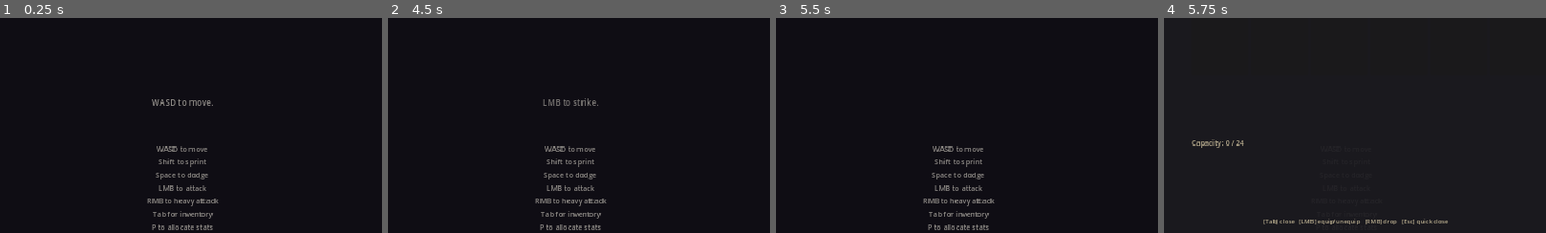
Above: before the commit, frames 1-4 (left to right).
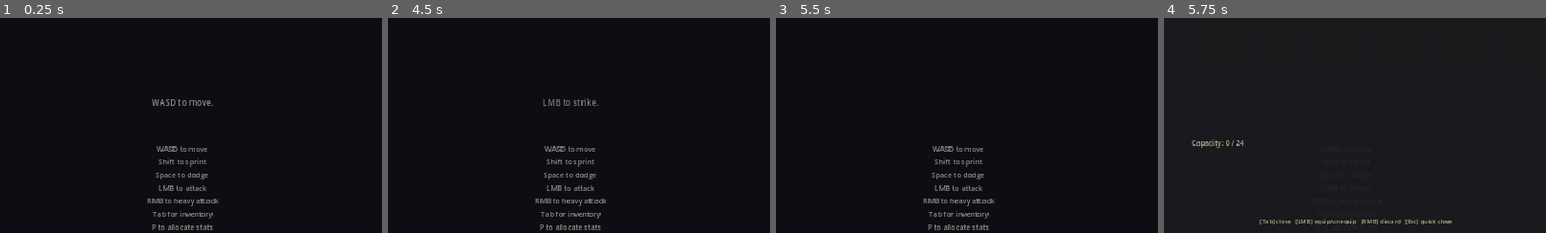
Above: after the commit, the same moments.

Repository: TSandvaer/RandomGame
Game: Godot game, scene res://scenes/Main.tscn
The game is run twice, just before and just after one commit, with the same random seed, the same clock (stepped at 60 frames per second) and the same inputs. Sound files missing from this copy of the repository are replaced by a short silence.
Inputs (mouse positions are % of the whole screen's width and height, from its top left):
- Up to frame 1 (0.25 s): no input
- Up to frame 2 (4.5 s): tap Enter at 0.5, 2, 3.5 s; move the mouse to (72, 45) at 0.52 s; hold D (move_right) 0.53-1.25 s; right-click (72, 45) at 0.6 s; click (72, 45) at 0.67 s; tap Space (dodge) at 1.25, 2.1, 2.75, 4.25 s; drag from (30, 55) to (45, 70) at 1.27 s; move the mouse to (60, 28) at 2.02 s; hold D (move_right) 2.03-2.75 s; click (60, 28) at 2.17 s; drag from (45, 70) to (20, 35) at 2.77 s; move the mouse to (80, 65) at 3.52 s; hold A (move_left) 3.53-4.25 s; hold Shift (sprint) 3.53-4.25 s; click (80, 65) at 3.67 s; tap F11 (test_force_close_inventory) at 4.15 s; drag from (20, 35) to (35, 25) at 4.27 s
- Up to frame 3 (5.5 s): move the mouse to (55, 50) at 5.02 s; hold S (move_down) from 5.03 s (still down); tap P at 5.1 s; click (55, 50) at 5.17 s
- Up to frame 4 (5.75 s): keep holding S (move_down); tap Tab (toggle_inventory) at 5.65 s
The pictures show only the part of the screen within x 26-76%, y 50-100%; the shares and areas given below are measured in that part.

Frames 1-3 are identical in both runs. In frame 4, 0.6% of the frame differs, in the area x 25-76%, y 93-96%.

Commit message:
fix(ui): rename inventory "Drop" -> "Discard" — match actual no-ground-drop behavior (M2 W3 soak finding) (#242)
* fix(ui): rename inventory RMB action "Drop" -> "Trash" — match actual no-ground-drop behavior

Sponsor M2 W3 soak finding 2026-05-16: "if i right click to drop an item, it
should drop on the ground so i can pick it, up, if not then it should not say
drop, it should say trash."

The inventory RMB action removes the item permanently — no Pickup is spawned at
the player's feet. The footer hint shipped "[RMB] drop", which implied
ground-drop with re-pickup affordance. Sponsor flagged the verb-behavior
mismatch.

Triage analysis at team/uma-ux/inventory-drop-vs-trash-triage.md weighs (a)
rename to "Trash" (this PR — ~6 lines) vs (b) implement real drop-on-ground
(~10-14 agent-hours, hits the Pickup instant-re-pickup trap, needs paired
tests + HTML5 visual gate + Playwright spec, wrong-timed during M1 RC runway).

Recommendation: (a). Real drop-on-ground stays as a post-M1 follow-up ticket
queued in §6 of the triage doc; "Trash" can stay alongside it if the gameplay
verb ships later (RMB trash, Shift+RMB drop).

Source changes:
- scripts/ui/InventoryPanel.gd: docstring + comment + footer hint string
- tests/test_inventory_panel.gd: header comment + test name + assertion msg

Bonus: .claude/docs/html5-export.md — new "Escape-sequence pitfall" sub-section
under Debug-tooling via head_include, capturing the PR #240 IIFE-crash bug
(Godot INI parser eats literal \n in head_include JS, producing a SyntaxError
that silently kills the whole script block; fix: double-escape \n; verify by
grep'ing the generated index.html). Sponsor explicitly flagged this for
capture.

No gameplay behavior change. No Tween/modulate/Polygon2D/CPUParticles2D/Area2D
touched — HTML5 visual-verification gate not triggered (footer is a plain
Label text reassignment).

DO NOT MERGE without Sponsor design ack on the (a) vs (b) recommendation.

* fix(ui): swap "Trash" -> "Discard" per Sponsor verb-choice ack

---------

Co-authored-by: Tess <tess@embergrave.local>

Diff:
--- a/scripts/ui/InventoryPanel.gd
+++ b/scripts/ui/InventoryPanel.gd
@@ -20,8 +20,11 @@
 ## **Click model on grid cells:**
 ##   - Left-click inventory cell with item -> equip into the def's slot
 ##     (Uma IS-15). Empty cell click is a no-op.
-##   - Right-click inventory cell with item -> drop (M1: just remove; no
-##     ground spawn).
+##   - Right-click inventory cell with item -> discard (item permanently
+##     removed; no ground drop in M1 — verb deliberately renamed from
+##     "drop" so the label matches the behavior, per Sponsor M2 W3 soak
+##     finding 2026-05-16 + `team/uma-ux/inventory-drop-vs-trash-triage.md`
+##     — triage recommended "Trash"; Sponsor picked "Discard").
 ##   - Left-click equipped slot with item -> unequip back to inventory
 ##     (Uma IS-16).
 ##
@@ -514,7 +517,11 @@
 				return
 			inv.equip(item, target)
 		MOUSE_BUTTON_RIGHT:
-			# Drop — for M1 just remove.
+			# Discard — permanently remove the item. No ground-drop spawn in M1
+			# (verb renamed from "drop" so the footer hint matches actual
+			# behavior; real drop-on-ground is a post-M1 ticket — see
+			# `team/uma-ux/inventory-drop-vs-trash-triage.md` — triage
+			# recommended "Trash"; Sponsor picked "Discard").
 			inv.remove(item)
 
 
@@ -894,7 +901,7 @@
 func _build_footer_hint() -> void:
 	var hint: Label = Label.new()
 	hint.name = "FooterHint"
-	hint.text = "[Tab] close   [LMB] equip/unequip   [RMB] drop   [Esc] quick close"
+	hint.text = "[Tab] close   [LMB] equip/unequip   [RMB] discard   [Esc] quick close"
 	hint.add_theme_color_override("font_color", COLOR_HINT)
 	hint.add_theme_font_size_override("font_size", 10)
 	hint.set_anchors_preset(Control.PRESET_BOTTOM_WIDE)
--- a/tests/test_inventory_panel.gd
+++ b/tests/test_inventory_panel.gd
@@ -9,8 +9,11 @@
 ##   4. Click empty slot -> no-op.
 ##   5. Click equipped slot -> unequips.
 ##   6. Click inventory slot with item -> swaps to slot.
-##   7. Right-click in inventory -> drop (item removed; for M1 just remove,
-##      no spawn).
+##   7. Right-click in inventory -> discard (item permanently removed; for
+##      M1 just remove, no ground-drop spawn — verb renamed from "drop"
+##      per Sponsor M2 W3 soak 2026-05-16 +
+##      `team/uma-ux/inventory-drop-vs-trash-triage.md` — triage
+##      recommended "Trash"; Sponsor picked "Discard").
 ##   8. Esc closes panel.
 
 const InventoryPanelScript: Script = preload("res://scripts/ui/InventoryPanel.gd")
@@ -163,17 +166,26 @@
 
 
 # =======================================================================
-# Test 7 — Right-click in inventory -> drop (M1: just remove)
-# =======================================================================
-
-func test_right_click_inventory_drops_item() -> void:
+# Test 7 — Right-click in inventory -> discard (M1: permanently remove)
+# =======================================================================
+#
+# Verb is "Discard", not "Drop": M1 does not spawn a Pickup at the player's
+# feet, so the UI label "Drop" was misleading (Sponsor M2 W3 soak
+# 2026-05-16 finding; triage in `team/uma-ux/inventory-drop-vs-trash-triage.md`
+# — triage recommended "Trash"; Sponsor picked "Discard").
+# This test now pins the discard semantics — if a future PR adds real
+# ground-drop behavior, it should add a separate verb (e.g. Shift+RMB)
+# and this test stays as-is.
+
+func test_right_click_inventory_discards_item() -> void:
 	var panel: InventoryPanel = _make_panel()
 	var item: ItemInstance = _make_weapon_item()
 	_inv().add(item)
 	panel.open()
 	panel.force_click_inventory_index_for_test(0, MOUSE_BUTTON_RIGHT)
-	# Item removed entirely (no equip, no ground spawn — M1 simplification).
-	assert_eq(_inv().get_items().size(), 0, "item dropped from inventory")
+	# Item permanently removed (no equip, no ground spawn — M1 simplification,
+	# verb is "discard" not "drop").
+	assert_eq(_inv().get_items().size(), 0, "item discarded from inventory")
 	assert_null(_inv().get_equipped(&"weapon"), "and not equipped")
 
 
Not shown, changed: .claude/docs/html5-export.md
Not shown, added: team/uma-ux/inventory-drop-vs-trash-triage.md
